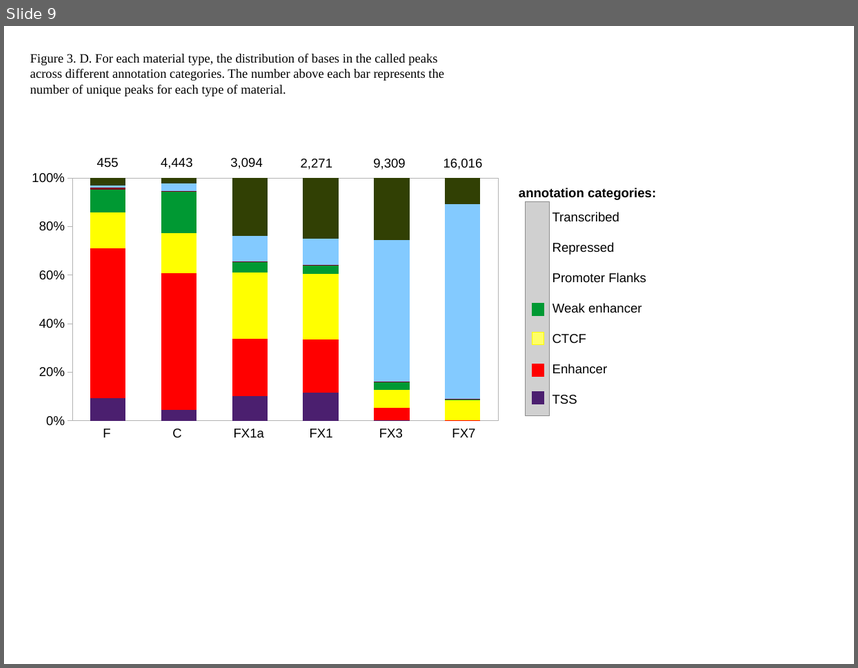
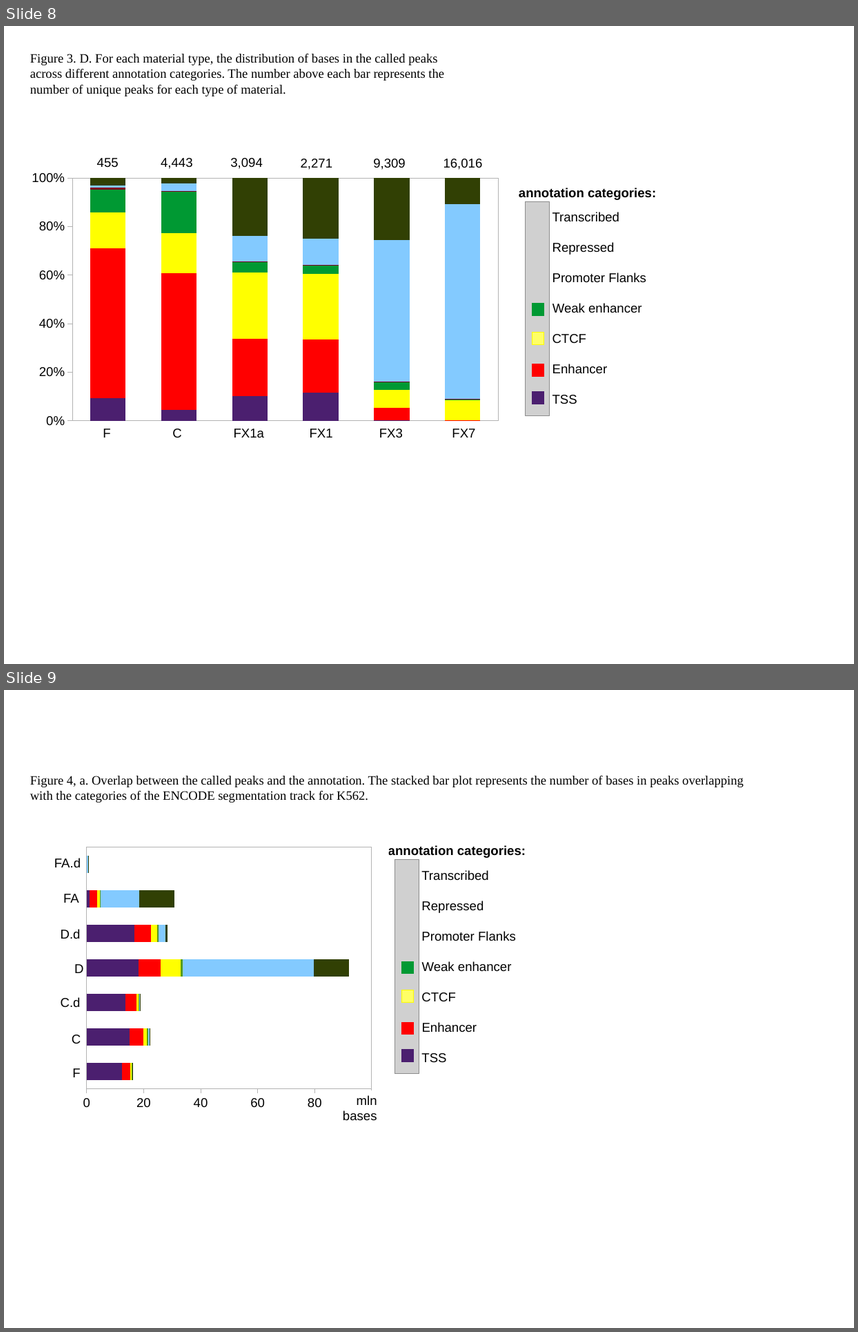
Before and after one commit to jknightlab/ATACseq_pipeline, a slide deck: Core_manuscript/Paper/Figures/ATAC_figures.odp. Shown one above the other, each under a label of ours: slide 9 before the commit, slides 8 and 9 after it. The pictures are 858x668 and 858x1332 pixels, drawn with LibreOffice and Linux fonts; fonts in the diff are those of the drawing; grey boxes stand for pictures. Boxes give left, top, right and bottom in pixels: in the first picture for what was removed or moved away, otherwise in the second. Text is boxed around its words. In the diff, an @@ line names an element or a change of style, - is before the commit and + after.

Commit message:
added figures about DNase

```diff
--- a/Core_manuscript/Paper/Figures/ATAC_figures.odp
+++ b/Core_manuscript/Paper/Figures/ATAC_figures.odp
@@ slide 9 added at <box>4,690,854,1328</box>, background #FFFFFF @@
@@ text added at <box>30,776,744,802</box>, 12 pt, text #000000 @@
+Figure 4, a. Overlap between the called peaks and the annotation. The stacked bar plot represents the number of bases in peaks overlapping
+with the categories of the ENCODE segmentation track for K562.
@@ bar stacked chart added at <box>76,842,389,1115</box> @@
+categories: 1, 2, 3, 4, 5, 6, 7
+Series 1: 12, 15, 14, 18, 17, 1, 0
+Series 2: 3, 5, 4, 8, 6, 3, 0
+Series 3: 0, 1, 1, 7, 2, 1, 0
+Series 4: 0, 0, 0, 1, 0, 0, 0
+Series 5: 0, 0, 0, 0, 0, 0, 0
+Series 6: 0, 0, 0, 46, 2, 13, 0
+Series 7: 0, 0, 0, 12, 1, 12, 0
@@ text added at <box>388,845,526,858</box>, 12 pt, text #000000, bold @@
+annotation categories:
@@ text added at <box>54,858,81,867</box>, 12 pt, text #000000 @@
+FA.d
@@ picture added at <box>395,860,419,1074</box> @@
@@ text added at <box>421,870,488,880</box>, 12 pt, text #000000 @@
+Transcribed
@@ text added at <box>63,894,79,903</box>, 12 pt, text #000000 @@
+FA
@@ text added at <box>421,900,484,913</box>, 12 pt, text #000000 @@
+Repressed
@@ text added at <box>61,929,81,939</box>, 12 pt, text #000000 @@
+D.d
@@ text added at <box>421,931,516,941</box>, 12 pt, text #000000 @@
+Promoter Flanks
@@ text added at <box>74,964,83,973</box>, 12 pt, text #000000 @@
+D
@@ rectangle added at <box>402,962,415,974</box>, fill #009933, outline #009933 0 pt @@
@@ text added at <box>422,961,511,971</box>, 12 pt, text #000000 @@
+Weak enhancer
@@ text added at <box>61,997,81,1007</box>, 12 pt, text #000000 @@
+C.d
@@ rectangle added at <box>402,990,415,1003</box>, fill #FFFF66, outline #FFFF00 0 pt @@
@@ text added at <box>421,992,456,1001</box>, 12 pt, text #000000 @@
+CTCF
@@ text added at <box>72,1034,81,1043</box>, 12 pt, text #000000 @@
+C
@@ rectangle added at <box>402,1023,415,1035</box>, fill #FF0000, outline #FF0000 0 pt @@
@@ text added at <box>422,1022,477,1032</box>, 12 pt, text #000000 @@
+Enhancer
@@ rectangle added at <box>402,1049,415,1062</box>, fill #4B1F6F, outline #4B1F6F 0 pt @@
@@ text added at <box>421,1053,446,1063</box>, 12 pt, text #000000 @@
+TSS
@@ text added at <box>72,1068,80,1077</box>, 12 pt, text #000000 @@
+F
@@ text added at <box>343,1095,377,1120</box>, 12 pt, text #000000 @@
+mln
+bases
@@ rectangle added at <box>352,1091,389,1115</box>, fill #FFFFFF, outline #FFFFFF 0 pt @@
@@ what was slide 9 is now slide 8 @@
```
Also in this commit, not shown: 7 slides changed, 3 other slides added, 3 slides removed.
